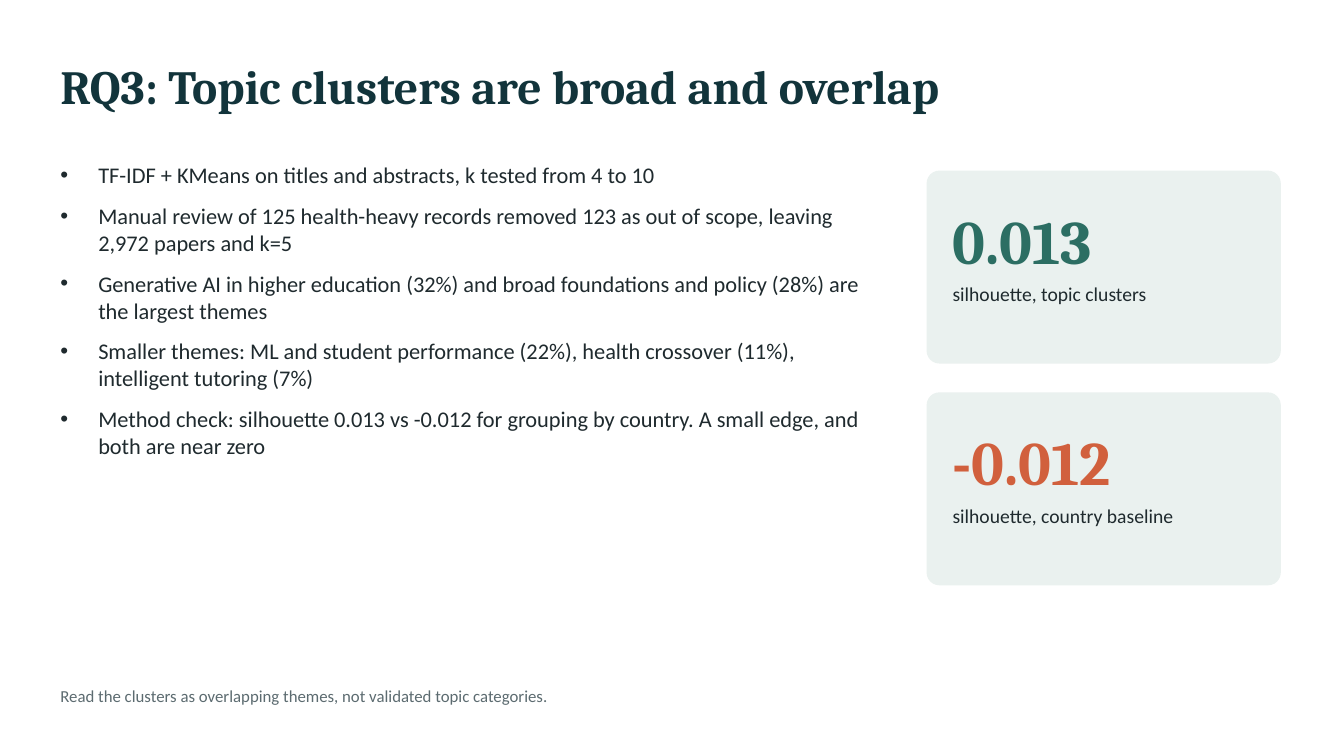
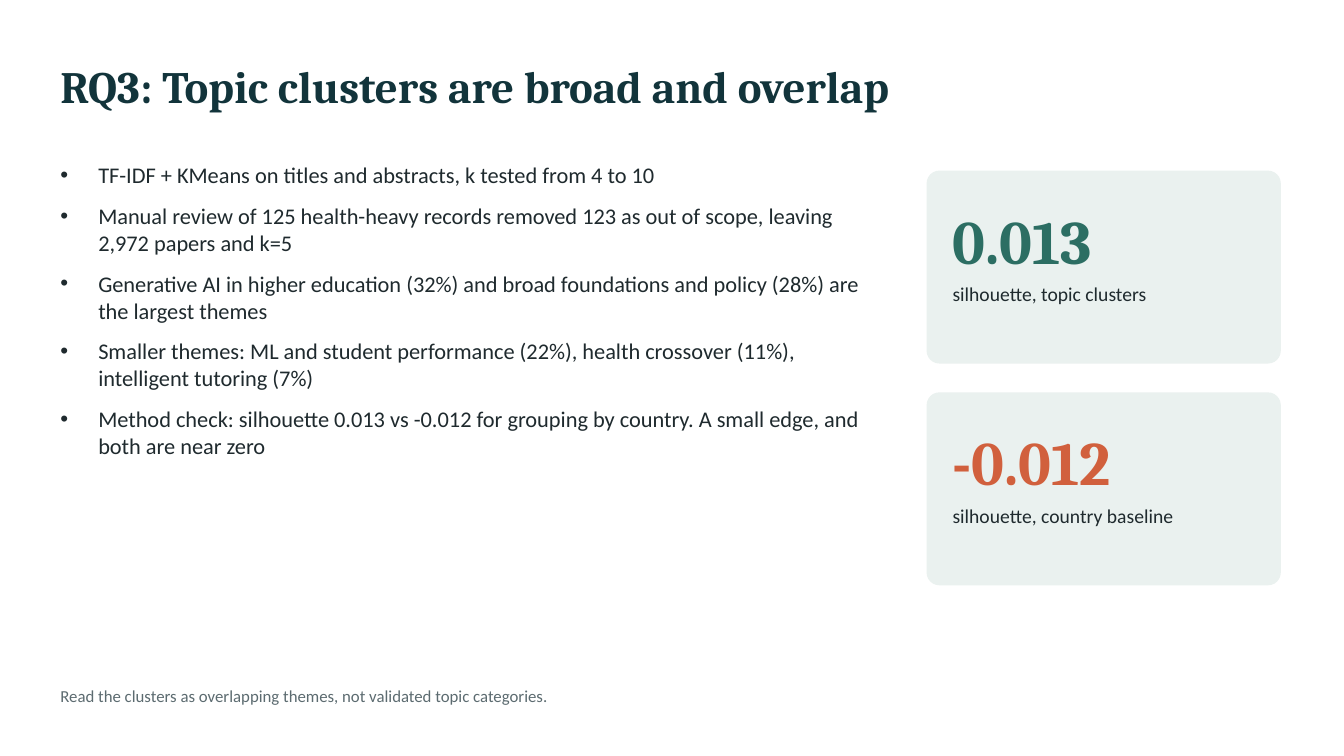
Before and after one commit to Manchidi-MJ/Data-Analytics--project-D, a slide deck: slide 9 of project-d/ProjectD_final_slides.pptx. Drawn at 1344x756 pixels with LibreOffice and Linux fonts; fonts in the diff are those of the drawing. Boxes give left, top, right and bottom in pixels: in the first picture for what was removed or moved away, otherwise in the second. Text is boxed around its words. In the diff, an @@ line names an element or a change of style, - is before the commit and + after.

```diff
--- a/project-d/ProjectD_final_slides.pptx
+++ b/project-d/ProjectD_final_slides.pptx
@@ text "RQ3: Topic clusters are broad ..." at box(60, 72, 889, 113): size 34 to 32 pt @@
```
Also in this commit, not shown: 4 other slides changed, 11 other files.
